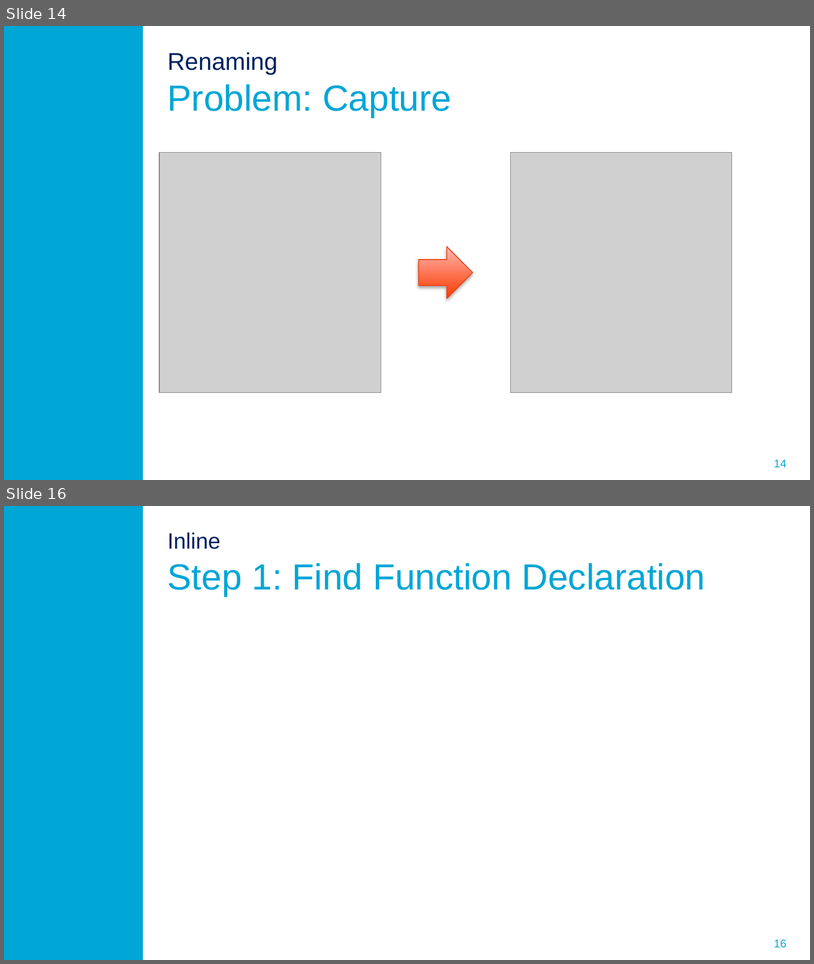
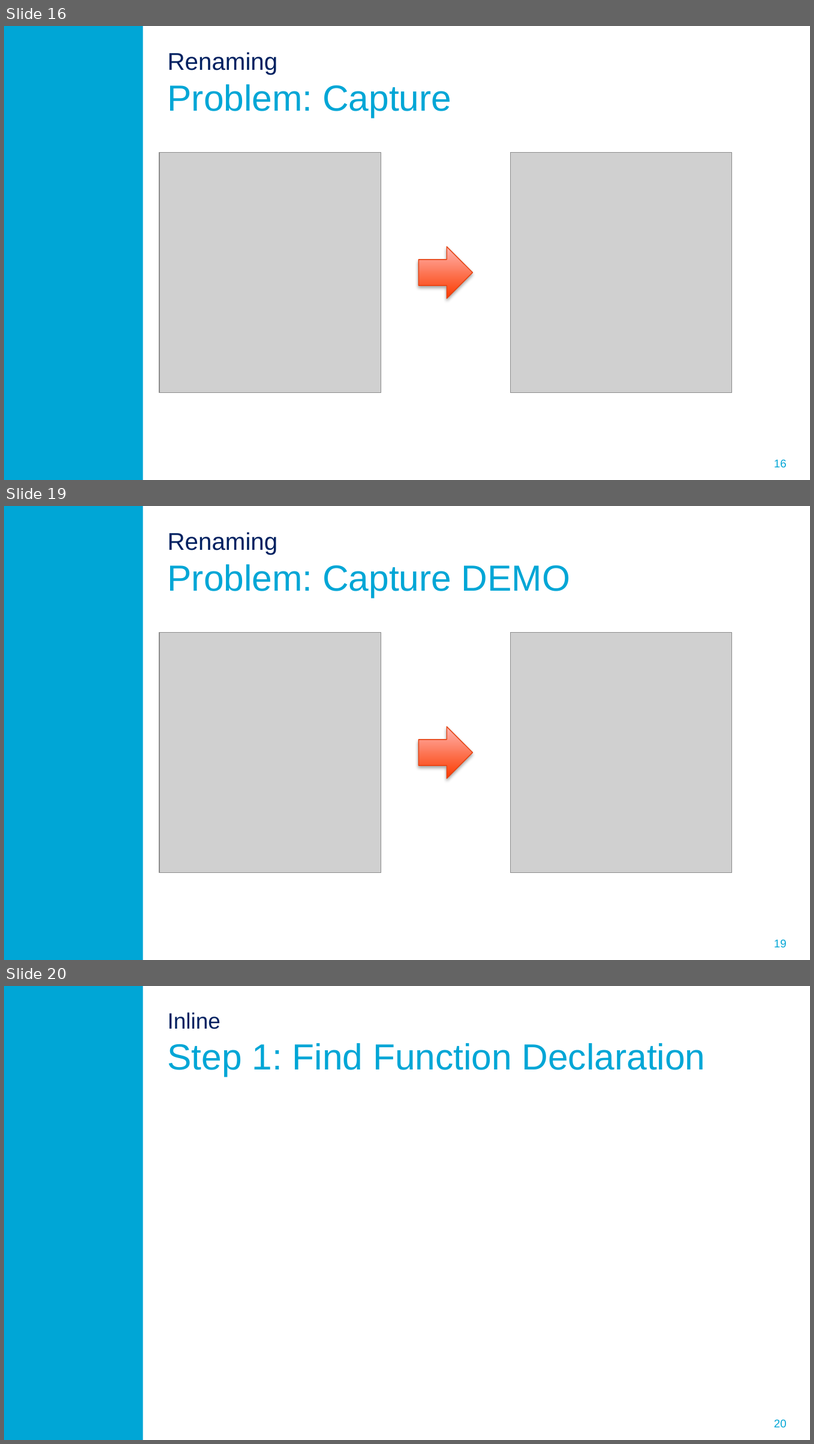
Before and after one commit to ProMisDev/metaborg-tiger, a slide deck: presentation/Misteli_Refactoring_in_Spoofax.pptx. Shown one above the other, each under a label of ours: slides 14 and 16 before the commit, slides 16, 19 and 20 after it; the slides between them are not shown. The pictures are 814x964 and 814x1444 pixels, drawn with LibreOffice and Linux fonts; fonts in the diff are those of the drawing; grey boxes stand for pictures; background and template pictures are left out. Boxes give left, top, right and bottom in pixels: in the first picture for what was removed or moved away, otherwise in the second. Text is boxed around its words. In the diff, an @@ line names an element or a change of style, - is before the commit and + after.

```diff
--- a/presentation/Misteli_Refactoring_in_Spoofax.pptx
+++ b/presentation/Misteli_Refactoring_in_Spoofax.pptx
@@ slide 19 added at bbox=[4, 506, 810, 960], background #FFFFFF; not listed: 2 template elements that a slide beside it also shows @@
@@ title added at bbox=[168, 532, 570, 597], 32.4 pt, text #00A6D6 @@
+Renaming
+Problem: Capture DEMO
@@ picture added at bbox=[159, 633, 381, 873] @@
@@ picture added at bbox=[510, 633, 732, 873] @@
@@ right arrow added at bbox=[419, 726, 473, 778], fill gradient #FC3A00 to #FFB6B1, outline #E64210 0.75 pt @@
@@ what was slide 14 is now slide 16 @@
@@ page number at bbox=[774, 459, 787, 468]: text changed @@
-14
+16
@@ what was slide 16 is now slide 20 @@
@@ page number at bbox=[774, 1419, 787, 1428]: text changed @@
-16
+20
```
Also in this commit, not shown: 3 slides changed, 4 other slides added, 1 slide removed, 1 other file.
